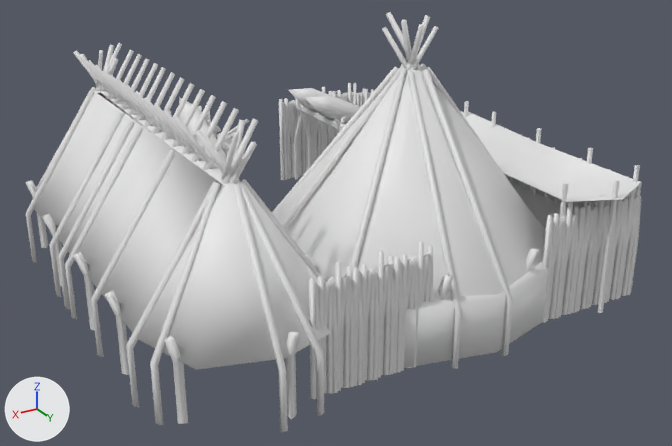
The COLLADA model art/meshes/structural/anishinaabe/arsenal.dae as it was, and as the next commit left it.
Camera for both pictures: a camera (50 mm lens) standing at (27.4, 49.1, 22.6) and looking at (0.5, 4.4, 0.2). Lighting does not change. The marker at lower left points along +X, +Y and +Z. The first picture is the older version.

The older version as bpy lines, for what is in view:
```python
me_arsenal = bpy.data.meshes.new('Arsenal')
me_arsenal.from_pydata(...)  # 4196 vertices, 6485 faces; spans x -13.8..16.1, y -13.1..16.8, z -3.8..13.2
ob_arsenal = bpy.data.objects.new('arsenal', me_arsenal)
ob_arsenal.location = (0.0, 0.0, 0.0)
```
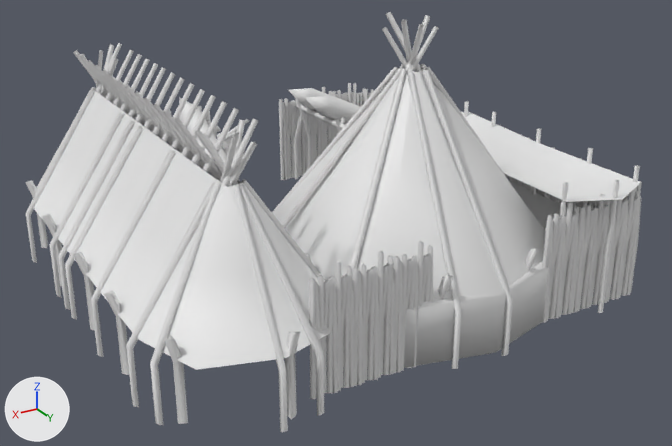
The newer file is also turned or shifted as a whole; pictures and numbers use the older file's frame.

Where the change shows, as pixel boxes (x1, y1, x2, y2) in the pictures (672 x 446 px):
part 1 of me_arsenal, cut back
    before: (95, 68, 424, 187)
    after: (95, 68, 424, 368)

Edits to the bpy script that builds the scene:
```text
Change me_arsenal:
    used by ob_arsenal; location = (0.0, 0.0, 0.0)
    remove me_arsenal.from_pydata(...)  # 4196 vertices, 6485 faces; spans x -13.8..16.1, y -13.1..16.8, z -3.8..13.2
    add me_arsenal.from_pydata(...)  # 4256 vertices, 6633 faces; spans x -13.8..16.1, y -13.1..16.8, z -3.8..13.2
    me_arsenal part 1
    2 vertices are removed from x 10.4, y -7.8..-7.4, z 7.0
    26 faces are deleted
    62 vertices are added at x -10.5..15.6, y -12.9..16.5, z -3.3..10.2
    174 new faces join them
```
